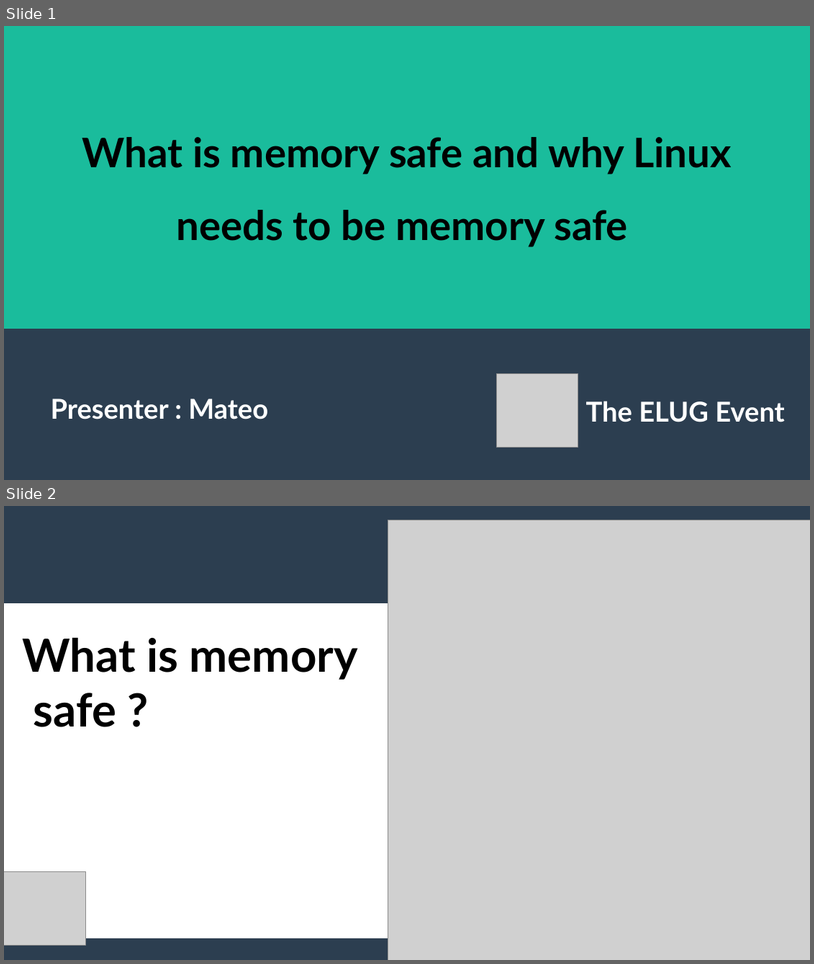
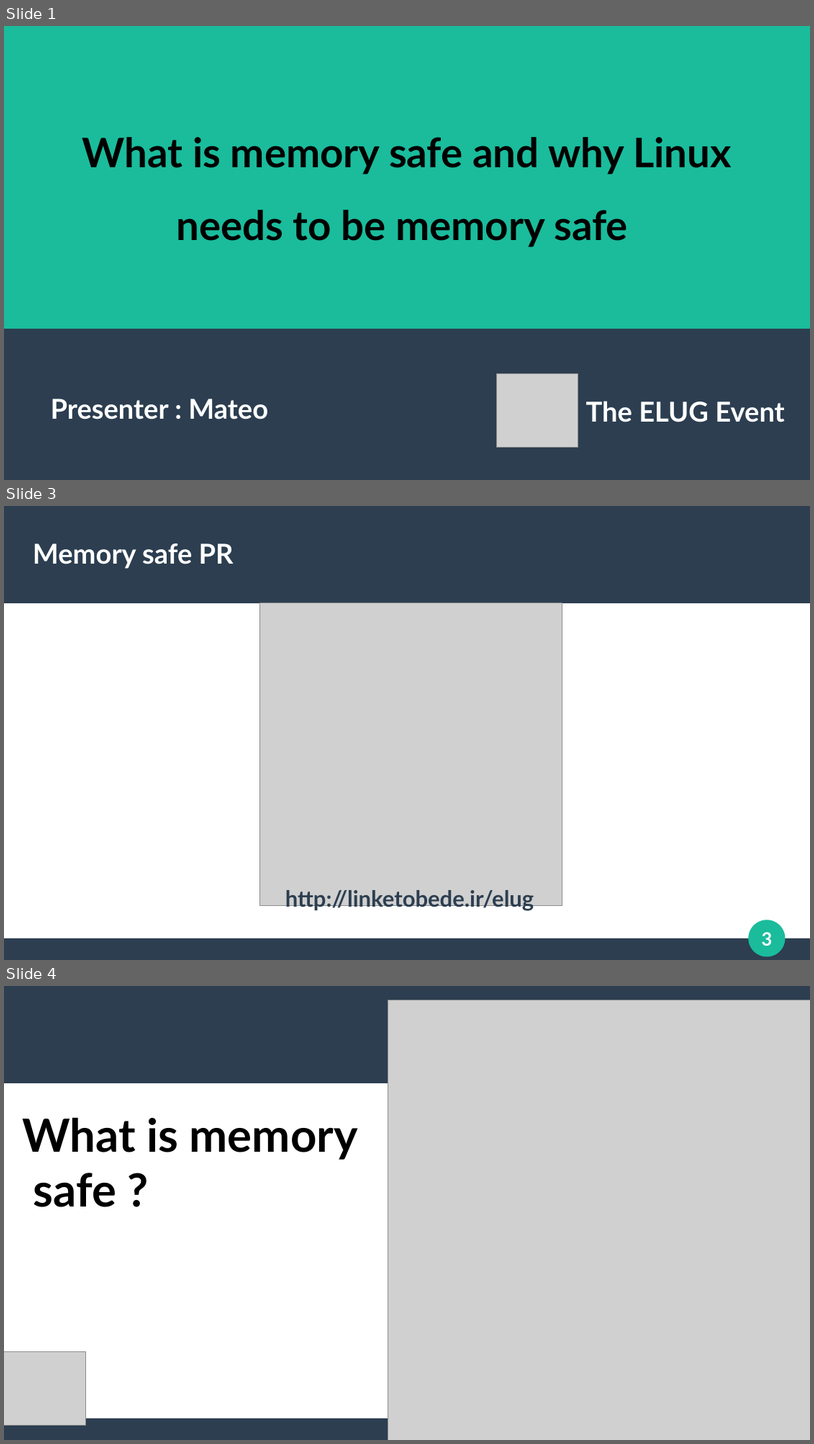
Before and after one commit to mateo-rfz/memorySafePresentationElug, a slide deck: memorySafe.odp. Shown one above the other, each under a label of ours: slides 1 and 2 before the commit, slides 1, 3 and 4 after it; the slides between them are not shown. The pictures are 814x964 and 814x1444 pixels, drawn with LibreOffice and Linux fonts; fonts in the diff are those of the drawing; grey boxes stand for pictures. Boxes give left, top, right and bottom in pixels: in the first picture for what was removed or moved away, otherwise in the second. Text is boxed around its words. In the diff, an @@ line names an element or a change of style, - is before the commit and + after.

```diff
--- a/memorySafe.odp
+++ b/memorySafe.odp
@@ slide 3 added at bbox=[4, 506, 810, 960], background #FFFFFF; not listed: 2 template elements that a slide beside it also shows @@
@@ title added at bbox=[33, 543, 234, 569], 27 pt, text #FFFFFF, bold @@
+Memory safe PR
@@ picture added at bbox=[260, 603, 562, 906] @@
@@ text added at bbox=[286, 890, 534, 911], 22 pt, text #2C3E50, bold @@
+http://linketobede.ir/elug
@@ ellipse added at bbox=[750, 920, 785, 956], fill #1ABC9C, outline #1ABC9C 0.85 pt @@
@@ page number added at bbox=[762, 932, 773, 946], 18 pt, text #FFFFFF, bold @@
+3
@@ what was slide 2 is now slide 4 @@
```
Also in this commit, not shown: 1 slide changed, 1 other slide added.
